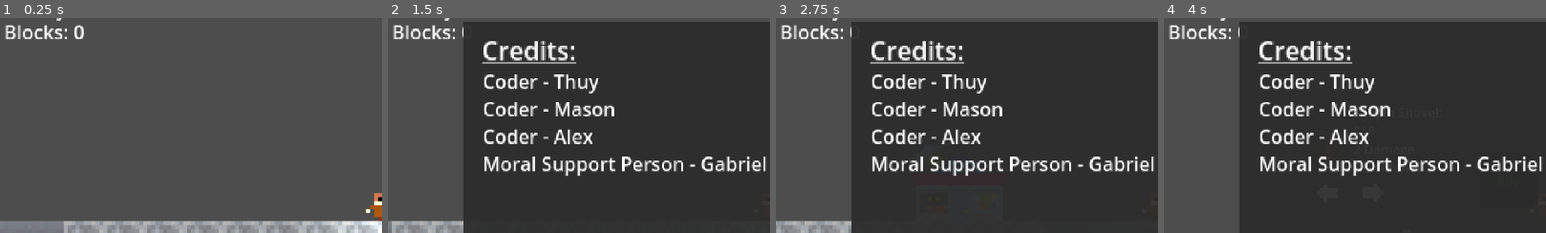
Above: before the commit, frames 1-4 (left to right).
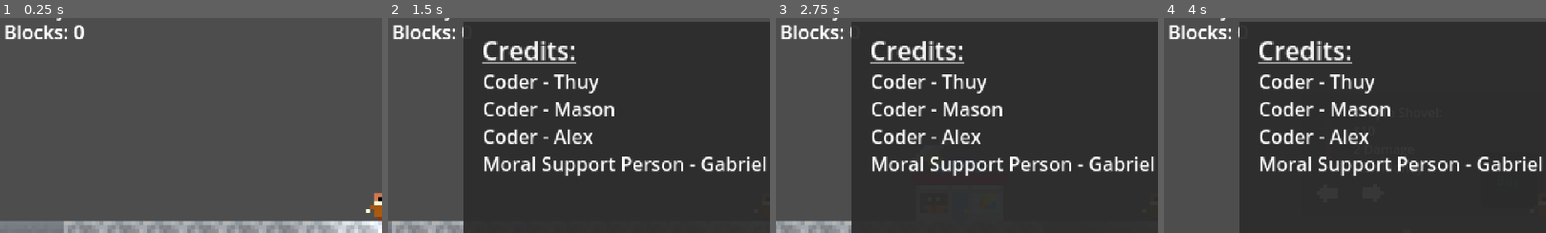
Above: after the commit, the same moments.

Repository: ThuyTran735/Asteroid-Psyche
Game: Godot game, scene res://Scenes/asteroid_psyche.tscn
Same seed, same stepped clock (60 frames per second), same inputs: the game is played once before the commit and once after it.
Inputs (mouse positions are % of the whole screen's width and height, from its top left):
- Up to frame 1 (0.25 s): no input
- Up to frame 2 (1.5 s): click "Information" at 0.5 s; tap Enter at 1.25 s; move the mouse to (47, 4) at 1.27 s; press the mouse at (47, 4) at 1.28 s; hold D (move_right) from 1.28 s (still down)
- Up to frame 3 (2.75 s): keep holding D (move_right); tap Space (jump) at 1.52, 2.27 s; move the mouse to (47, 10) at 2.02 s; release the mouse at (47, 10) at 2.03 s; right-click (47, 10) at 2.1 s
- Up to frame 4 (4 s): move the mouse to (60, 28) at 2.77 s; release D (move_right) at 2.78 s; press the mouse at (60, 28) at 2.78 s; hold A (move_left) 2.78-3.53 s; move the mouse to (45, 70) at 3.52 s; release the mouse at (45, 70) at 3.53 s; hold D (move_right) from 3.53 s (still down); right-click (45, 70) at 3.6 s; tap Space (jump) at 3.77 s
The pictures show only the part of the screen within x 0-50%, y 6-56%; the shares and areas given below are measured in that part.

The runs differ from the first frame. In frame 1, 0.3% of the frame differs, in the area x 1-22%, y 3-10%; in frame 2, 0.2%; in frame 3, 0.2%; in frame 4, 0.2%.

Commit message:
tiny change
time

Diff:
--- a/Godot/Scenes/asteroid_psyche.tscn
+++ b/Godot/Scenes/asteroid_psyche.tscn
@@ -470,38 +470,47 @@
 offset_bottom = -17.0
 
 [node name="iron_ore_info_card" parent="Billy/Control" instance=ExtResource("29_1038x")]
+visible = false
 position = Vector2(44, 14)
 scale = Vector2(0.3, 0.3)
 
 [node name="copper_ore_info_card" parent="Billy/Control" instance=ExtResource("30_usvwu")]
+visible = false
 position = Vector2(44, 14)
 scale = Vector2(0.3, 0.3)
 
 [node name="silver_ore_info_card" parent="Billy/Control" instance=ExtResource("31_d2nqv")]
+visible = false
 position = Vector2(44, 14)
 scale = Vector2(0.3, 0.3)
 
 [node name="gold_ore_info_card" parent="Billy/Control" instance=ExtResource("45_kjsbe")]
+visible = false
 position = Vector2(44, 14)
 scale = Vector2(0.3, 0.3)
 
 [node name="amethyst_ore_info_card" parent="Billy/Control" instance=ExtResource("46_ag5b3")]
+visible = false
 position = Vector2(44, 14)
 scale = Vector2(0.3, 0.3)
 
 [node name="sapphire_ore_info_card" parent="Billy/Control" instance=ExtResource("47_h5u7x")]
+visible = false
 position = Vector2(44, 14)
 scale = Vector2(0.3, 0.3)
 
 [node name="emerald_ore_info_card" parent="Billy/Control" instance=ExtResource("48_7goaj")]
+visible = false
 position = Vector2(44, 14)
 scale = Vector2(0.3, 0.3)
 
 [node name="ruby_ore_info_card" parent="Billy/Control" instance=ExtResource("49_r5ova")]
+visible = false
 position = Vector2(44, 14)
 scale = Vector2(0.3, 0.3)
 
 [node name="diamond_ore_info_card" parent="Billy/Control" instance=ExtResource("50_nyxmc")]
+visible = false
 position = Vector2(44, 14)
 scale = Vector2(0.3, 0.3)
 
@@ -524,6 +533,16 @@
 text = "Blocks: "
 script = ExtResource("4_icqfs")
 
+[node name="Time" type="RichTextLabel" parent="Billy/Control"]
+layout_mode = 0
+offset_left = 2.0
+offset_top = 6.0
+offset_right = 602.0
+offset_bottom = 36.0
+scale = Vector2(0.3, 0.3)
+text = "Blocks: "
+script = ExtResource("4_icqfs")
+
 [node name="Information" type="Button" parent="Billy/Control"]
 layout_mode = 0
 offset_left = 162.0
@@ -534,6 +553,7 @@
 text = "Information"
 
 [node name="Information Menu" parent="Billy/Control" instance=ExtResource("53_uxxc7")]
+visible = false
 offset_left = 20.0
 offset_top = 7.0
 offset_right = 20.0
